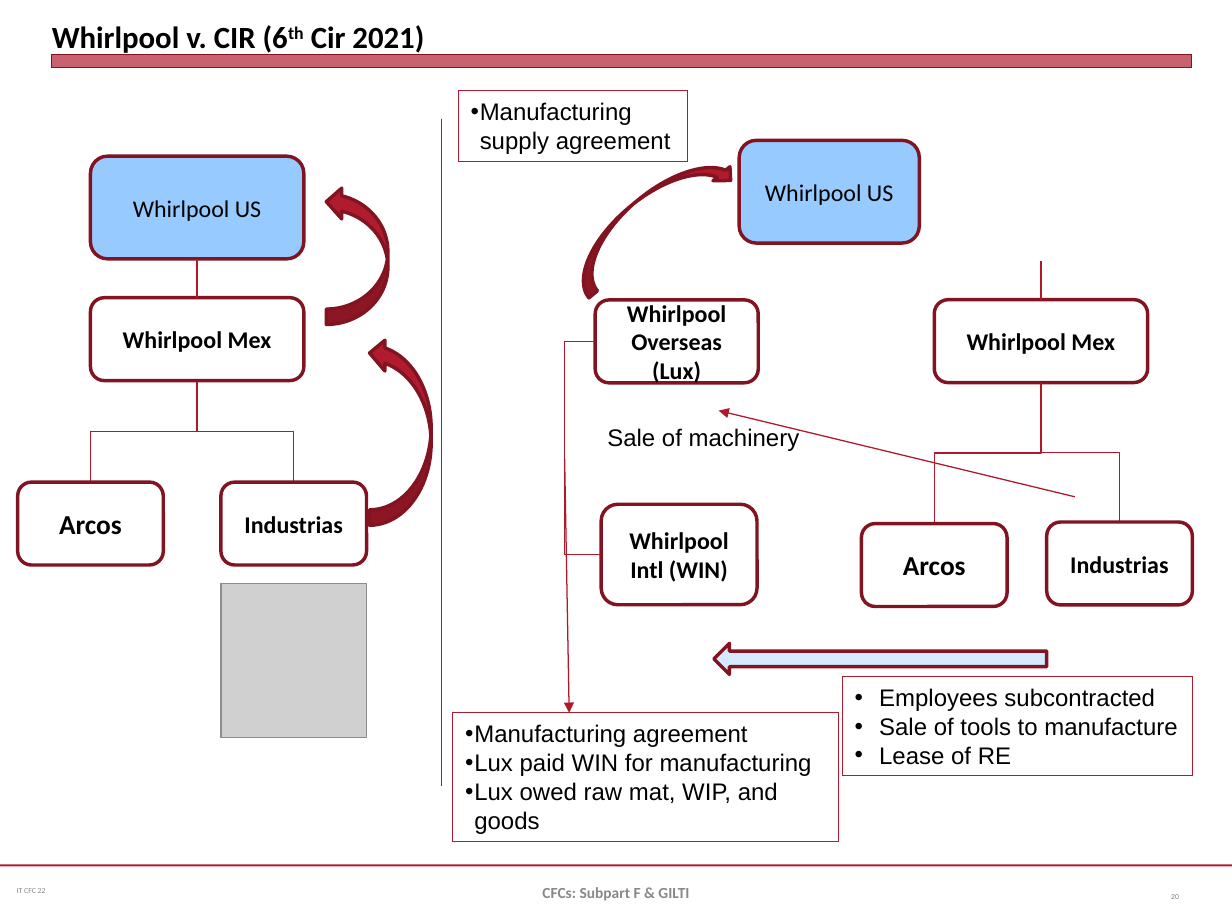
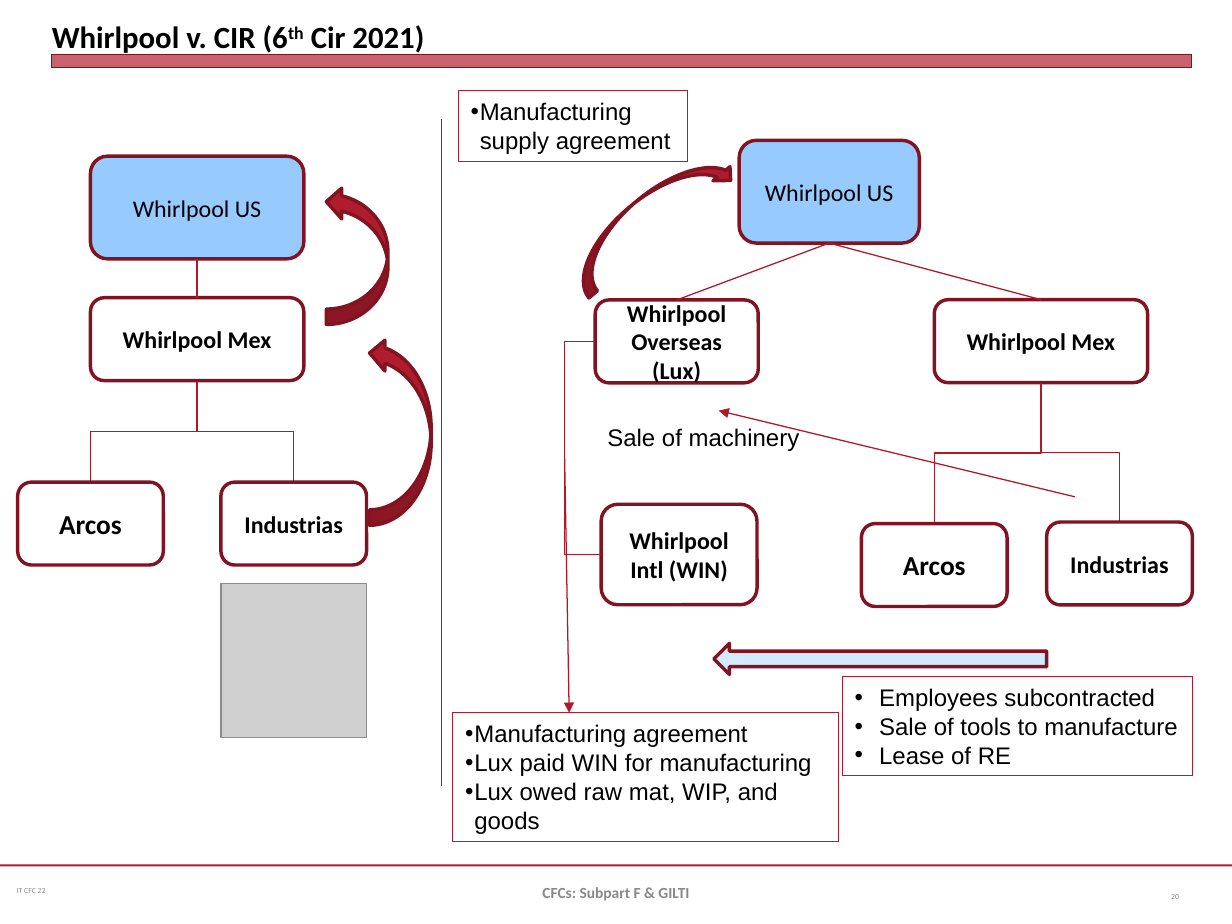
Before and after one commit to jmc877/International-Tax, a slide deck: slide 20 of slides/IT_CFC_22_1.pptx. Drawn at 1232x924 pixels with LibreOffice and Linux fonts; fonts in the diff are those of the drawing; grey boxes stand for pictures. Boxes give left, top, right and bottom in pixels: in the first picture for what was removed or moved away, otherwise in the second. Text is boxed around its words. In the diff, an @@ line names an element or a change of style, - is before the commit and + after.

```diff
--- a/slides/IT_CFC_22_1.pptx
+++ b/slides/IT_CFC_22_1.pptx
@@ line added from (829, 243) to (676, 299), #B0182A 0.75 pt @@
@@ line moved from (1041, 261) - (1041, 299) to (829, 243) - (1041, 299) @@
```
Also in this commit, not shown: 3 slides added.
